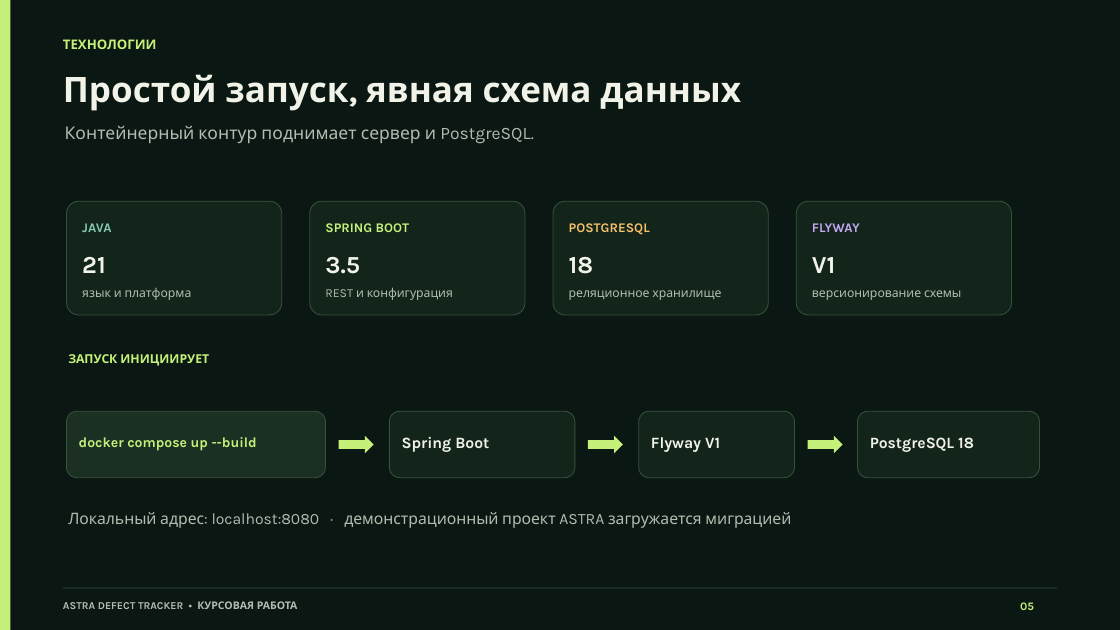
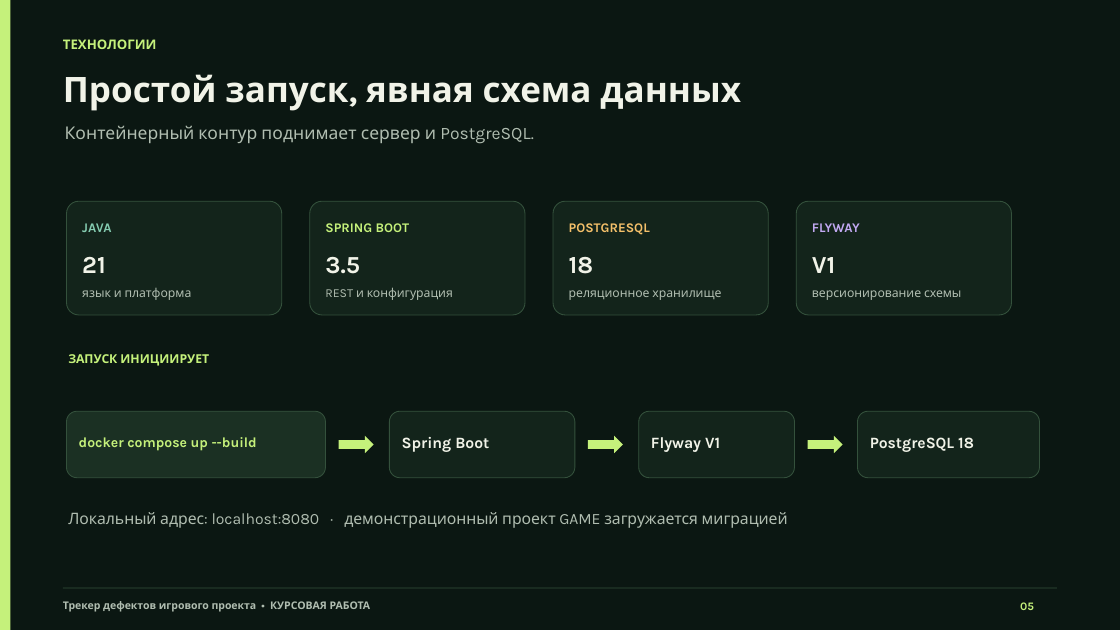
Before and after one commit to TumbaYumba7/astra-defect-tracker, a slide deck: slide 5 of docs/submission/ПРЕЗЕНТАЦИЯ_ПиРСЧИР_ТусиковЯР.pptx. Drawn at 1120x630 pixels with LibreOffice and Linux fonts; fonts in the diff are those of the drawing. Boxes give left, top, right and bottom in pixels: in the first picture for what was removed or moved away, otherwise in the second. Text is boxed around its words. In the diff, an @@ line names an element or a change of style, - is before the commit and + after.

```diff
--- a/docs/submission/ПРЕЗЕНТАЦИЯ_ПиРСЧИР_ТусиковЯР.pptx
+++ b/docs/submission/ПРЕЗЕНТАЦИЯ_ПиРСЧИР_ТусиковЯР.pptx
@@ text at (x1=68, y1=512, x2=788, y2=528): text changed @@
-Локальный адрес: localhost:8080 · демонстрационный проект ASTRA загружается миграцией
+Локальный адрес: localhost:8080 · демонстрационный проект GAME загружается миграцией
@@ text at (x1=63, y1=601, x2=371, y2=612): text changed @@
-ASTRA DEFECT TRACKER • КУРСОВАЯ РАБОТА
+Трекер дефектов игрового проекта • КУРСОВАЯ РАБОТА
```
Also in this commit, not shown: 10 other slides changed, 10 other files.
